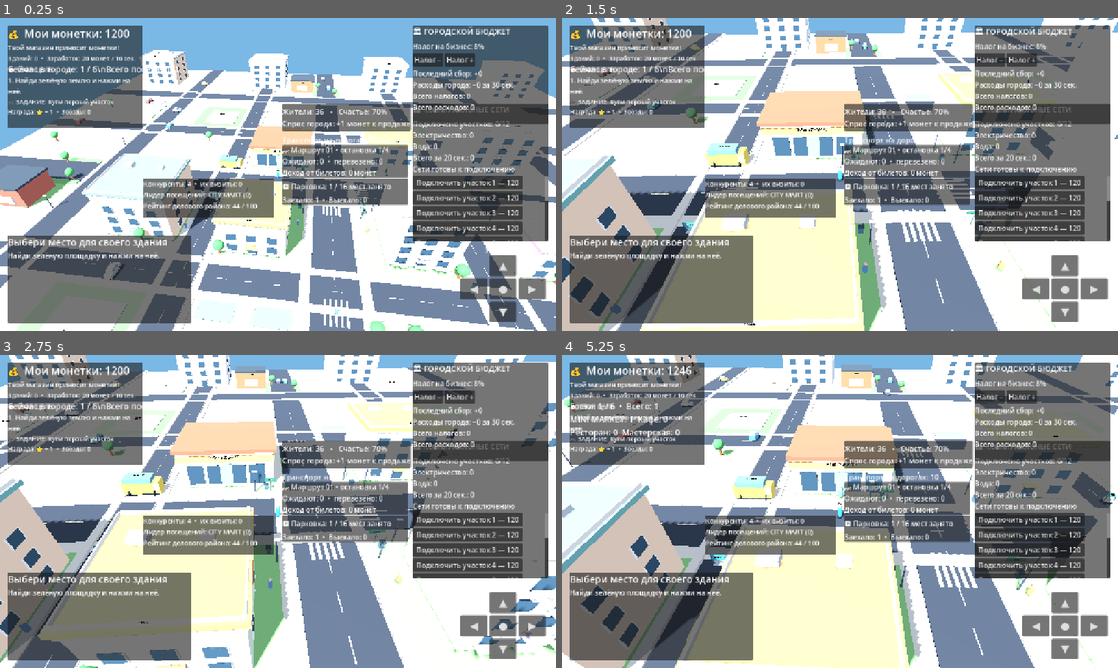
Above: before the commit, frames 1-4 (two rows, left to right).
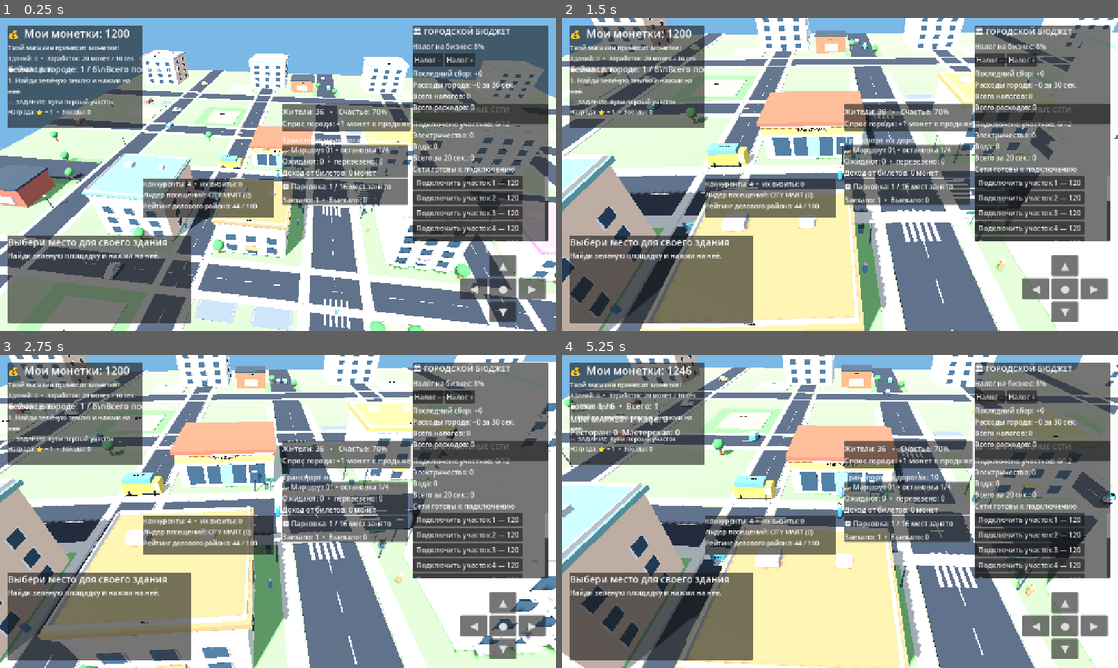
Above: after the commit, the same moments.

Repository: uchihabaha05-del/MINI-WORLD-TYCOON
Game: Godot game, scene res://scenes/Main.tscn
Two runs of this game, one before a commit and one after it. Both use one fixed random seed, a clock stepped at 60 frames per second and the inputs below.
Inputs (mouse positions are in pixels of both pictures, inside the frame that each line leads up to):
- Up to frame 1 (0.25 s): no input
- Up to frame 2 (1.5 s): move the mouse to (962, 158) at 0.52 s; hold D 0.53-1.28 s; click (962, 158) at 0.67 s; move the mouse to (728, 190) at 1.27 s; hold S from 1.28 s (still down)
- Up to frame 3 (2.75 s): move the mouse to (333, 442) at 2.02 s; release S at 2.03 s; hold D from 2.03 s (still down)
- Up to frame 4 (5.25 s): move the mouse to (812, 574) at 2.77 s; release D at 2.78 s; hold W 2.78-3.53 s; click (812, 574) at 2.92 s; move the mouse to (1006, 558) at 3.52 s; hold A 3.53-5.03 s; move the mouse to (673, 464) at 4.27 s; move the mouse to (867, 511) at 5.02 s; hold S from 5.03 s (still down); click (867, 511) at 5.17 s

The runs differ from the first frame. In frame 1, 17% of the frame differs, in the area x 0-100%, y 12-100%; in frame 2, 21%; in frame 3, 20%; in frame 4, 24%, in the area x 0-100%, y 0-100%.

Commit message:
Improve mobile HUD layout and reduce overexposed city lighting

Diff:
--- a/scenes/Main.tscn
+++ b/scenes/Main.tscn
@@ -17,7 +17,7 @@
 background_color = Color(0.48, 0.72, 0.9, 1)
 ambient_light_source = 3
 ambient_light_color = Color(0.82, 0.88, 1, 1)
-ambient_light_energy = 0.8
+ambient_light_energy = 0.58
 tonemap_mode = 2
 
 [node name="Main" type="Node3D"]
@@ -58,7 +58,7 @@
 
 [node name="DirectionalLight3D" type="DirectionalLight3D" parent="."]
 rotation_degrees = Vector3(-52, -32, 0)
-light_energy = 1.15
+light_energy = 0.9
 shadow_enabled = true
 directional_shadow_mode = 1
 
